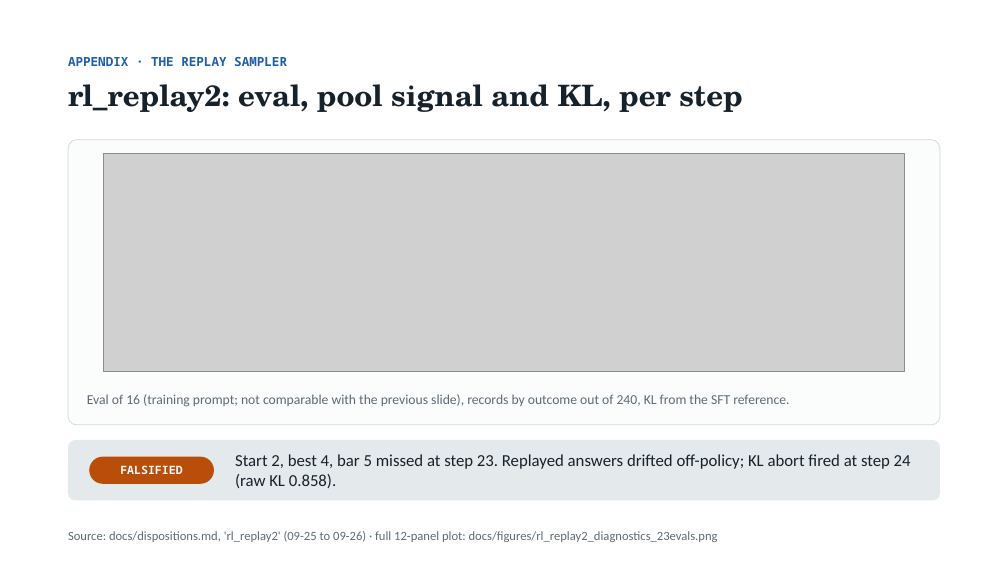
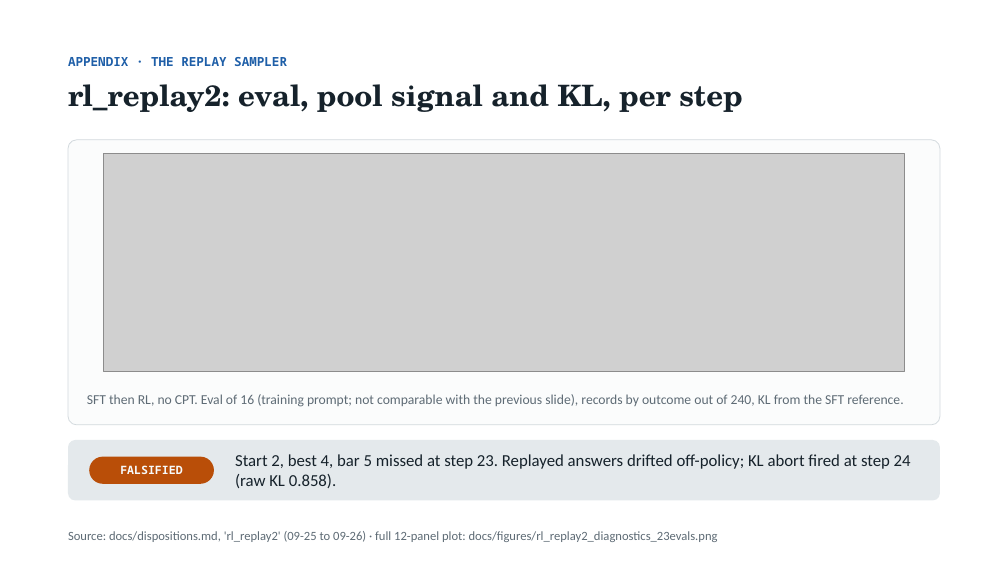
Before and after one commit to thistleknot/rl_v2_share, a slide deck: slide 29 of docs/RL_V2_rl.pptx. Drawn at 1008x567 pixels with LibreOffice and Linux fonts; fonts in the diff are those of the drawing; grey boxes stand for pictures. Boxes give left, top, right and bottom in pixels: in the first picture for what was removed or moved away, otherwise in the second. Text is boxed around its words. In the diff, an @@ line names an element or a change of style, - is before the commit and + after.

```diff
--- a/docs/RL_V2_rl.pptx
+++ b/docs/RL_V2_rl.pptx
@@ text at (x1=87, y1=394, x2=903, y2=407): text changed @@
-Eval of 16 (training prompt; not comparable with the previous slide), records by outcome out of 240, KL from the SFT reference.
+SFT then RL, no CPT. Eval of 16 (training prompt; not comparable with the previous slide), records by outcome out of 240, KL from the SFT reference.
```
Also in this commit, not shown: 3 other slides changed, 1 other file.
